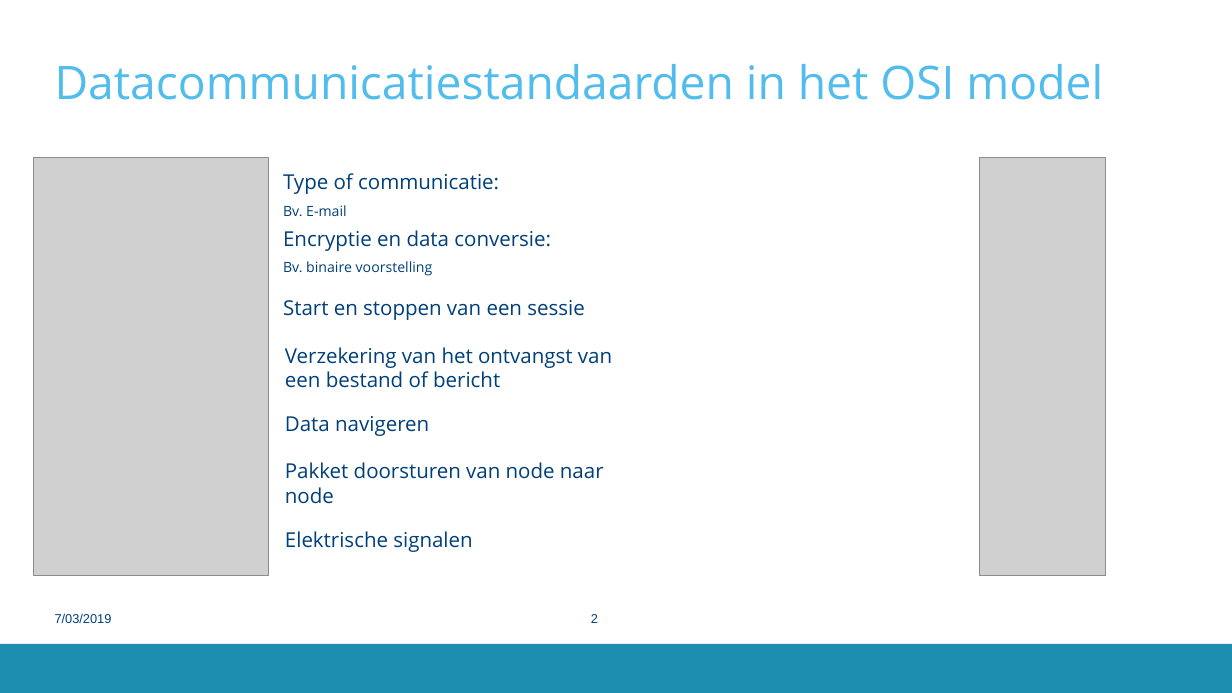
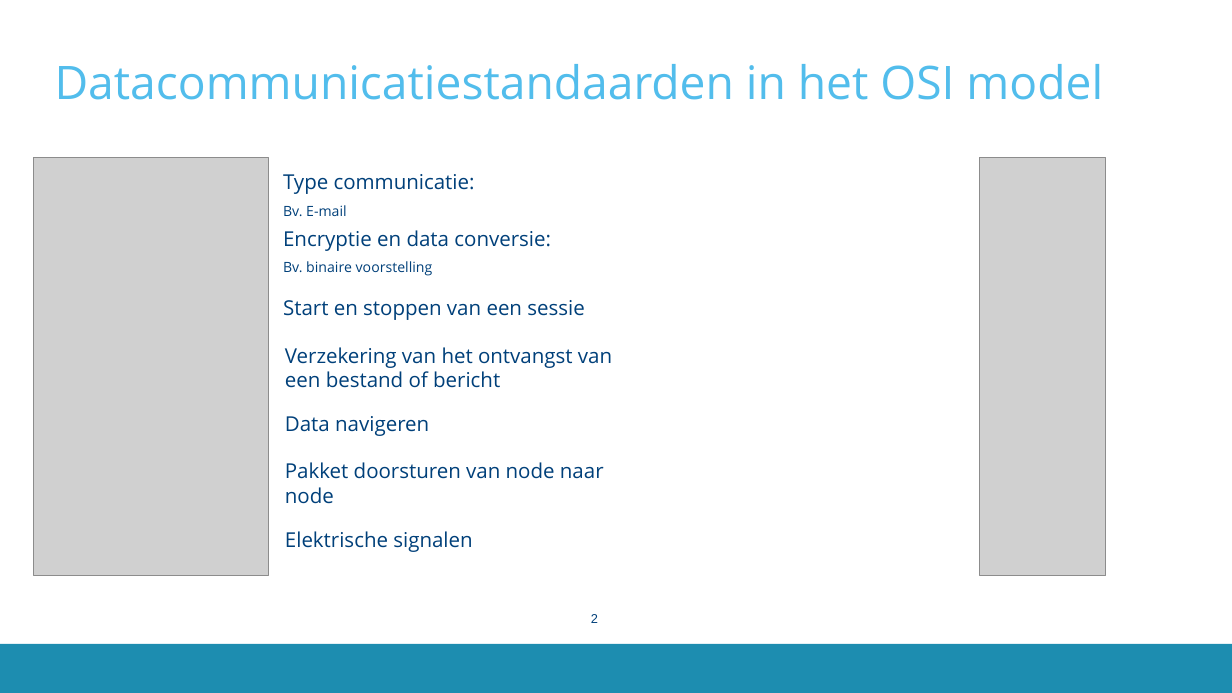
Before and after one commit to GillesC/Network-Capturing-and-Manipulation----Introduction-to-Wireshark-and-Scapy, a slide deck: slide 2 of presentation/slides.pptx. Drawn at 1232x693 pixels with LibreOffice and Linux fonts; fonts in the diff are those of the drawing; grey boxes stand for pictures; background and template pictures are left out. Boxes give left, top, right and bottom in pixels: in the first picture for what was removed or moved away, otherwise in the second. Text is boxed around its words. In the diff, an @@ line names an element or a change of style, - is before the commit and + after.

```diff
--- a/presentation/slides.pptx
+++ b/presentation/slides.pptx
@@ text at (x1=283, y1=174, x2=475, y2=194): text changed @@
-Type of communicatie:
+Type communicatie:
@@ text removed at (x1=55, y1=613, x2=112, y2=623) @@
-7/03/2019
```
Also in this commit, not shown: 3 other slides changed.
